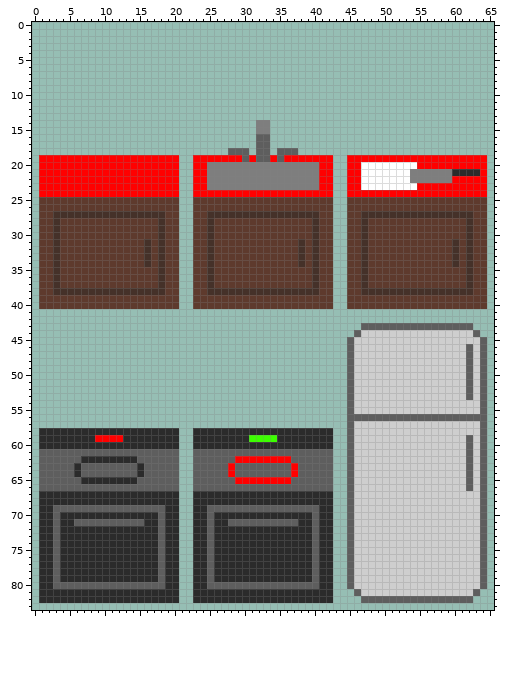
One commit to this sprite sheet: sprites/counters.png. Above, as it was before the edit.
The file is 264x336 pixels, drawn in blocks of 4x4; one block is one cell here. Colours within 5 levels of each other are drawn and written as one.
After the commit:
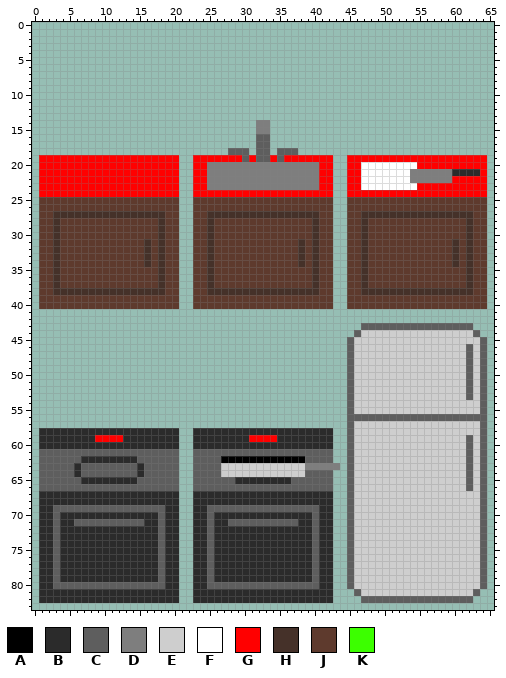
Palette (. is transparent): A #000000  B #2b2b2b  C #5e5e5e  D #7e7e7e  E #cecece  F #ffffff  G #ff0000  H #453129  J #5e3a2d  K #3cff00
Commit: configure an ugly kitchen with all diff types of counters which each work for their intended purpose.
The edit:
Colour A replaces colour C in row 62 at x 27 to 28 and 37 to 38.
Colour A replaces colour G in row 62 at x 29 to 36.
Colour B replaces colour G in row 65 at x 29 to 36.
Colour D is added in row 63 at x 43.
Colour D replaces colour C in row 63 at x 39 to 42.
Colour E replaces colour C in rows 63 to 64 at x 27, 29 to 36 and 38.
Colour E replaces colour G in rows 63 to 64 at x 28 and 37.
Colour G replaces colour K in row 59 at x 31 to 34.
Changed places in both pictures, as pixel boxes (x1, y1, x2, y2):
changed: (221, 435, 340, 484)
